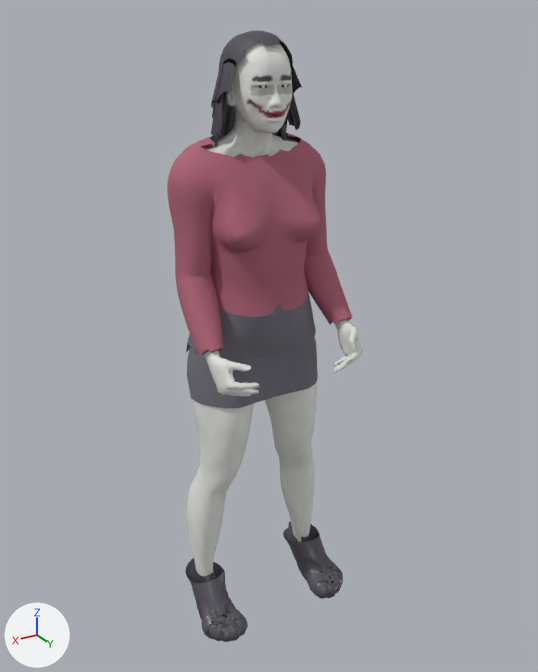
Renders of the glTF model assets/characters/real/hr_night.glb from each side of a commit.
Camera for both pictures: a 50 mm camera at (0.862, 1.543, 1.53) aimed at (-0.021, 0.072, 0.795). Lighting does not change. The marker at lower left points along +X, +Y and +Z. The older version comes first. Vertices at exactly the same position are counted once.

In view in the first picture: 'hr_night'.
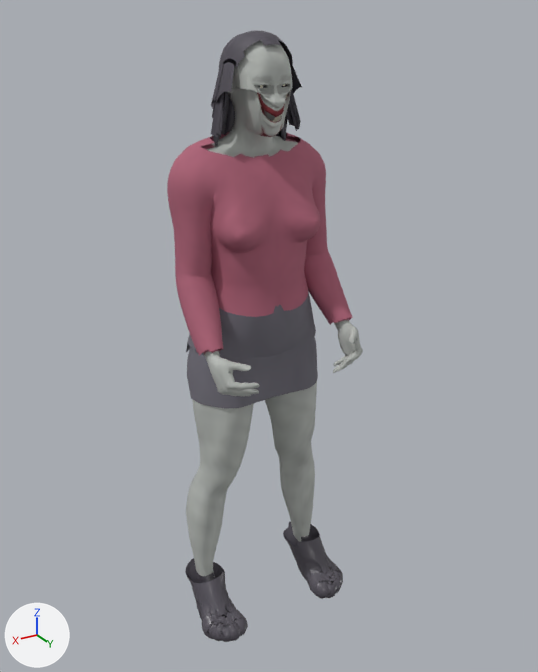
Where the change shows, as pixel boxes (x1, y1, x2, y2) in the pictures (538 x 672 px; the box of a moved part takes in the faces that stretch with it):
part 1 of me_hr_night, moved or reshaped
    before: (227, 84, 292, 134)
    after: (228, 66, 293, 137)
part 2 of me_hr_night, recoloured (white to grey)
    both: (186, 40, 363, 576)
part 3 of me_hr_night, recoloured
    both: (186, 40, 363, 576)

Edits to the bpy script that builds the scene:
```text
Add mat_skin_night:
    mat_skin_night = bpy.data.materials.new('skin_night')
    mat_skin_night.use_nodes = True; mat_skin_night.node_tree.nodes.clear()
    _N = mat_skin_night.node_tree.nodes; _L = mat_skin_night.node_tree.links
    n0 = _N.new('ShaderNodeBsdfPrincipled'); n0.name = 'Principled BSDF'
    n0.inputs[2].default_value = 0.75  # 'Roughness'
    n1 = _N.new('ShaderNodeOutputMaterial'); n1.name = 'Material Output'
    n2 = _N.new('ShaderNodeVertexColor'); n2.name = 'Color Attribute'
    _L.new(n0.outputs[0], n1.inputs[0])  # 'BSDF' to 'Surface'
    _L.new(n2.outputs[0], n0.inputs[0])  # 'Color' to 'Base Color'
Change me_hr_night:
    where me_hr_night.from_pydata(...)  # 16869 vertices, 33216 faces; spans x -0.23..0.22, y -0.1..0.27, z -0.02..1.5
    used by ob_hr_night; location = (0.0, 0.0, 0.0)
    me_hr_night part 1: 1696 of 16869 vertices moved; they spanned x -0.07..0.07, y 0.04..0.15, z 1.29..1.41 and now span x -0.07..0.07, y 0.04..0.15, z 1.29..1.44; mean shift (0.0, -0.01, 0.02); largest move (0.05, 0.1, 1.34) -> (0.05, 0.1, 1.43)
    me_hr_night part 2: 18758 kept faces spanning x -0.21..0.21, y -0.09..0.27, z 0.09..1.5 get new vertex colours; the middle colour goes from white #e6e8e3 to grey #b6bab5
    me_hr_night part 3: 17250 faces spanning x -0.2..0.2, y -0.07..0.27, z 0.09..1.49 switch from mat_skin to mat_skin_night
```
